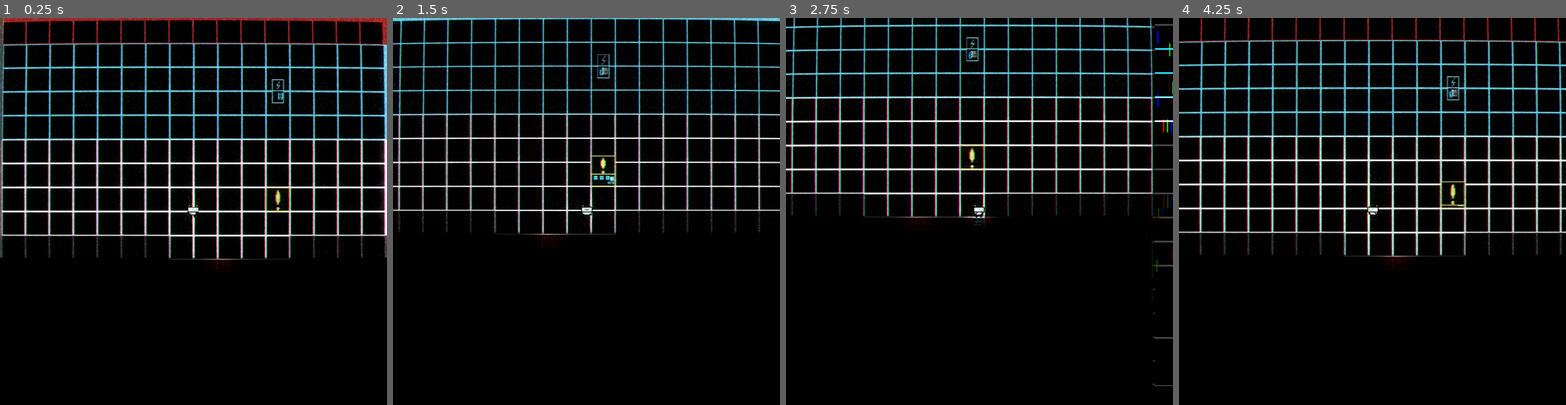
Above: before the commit, frames 1-4 (left to right).
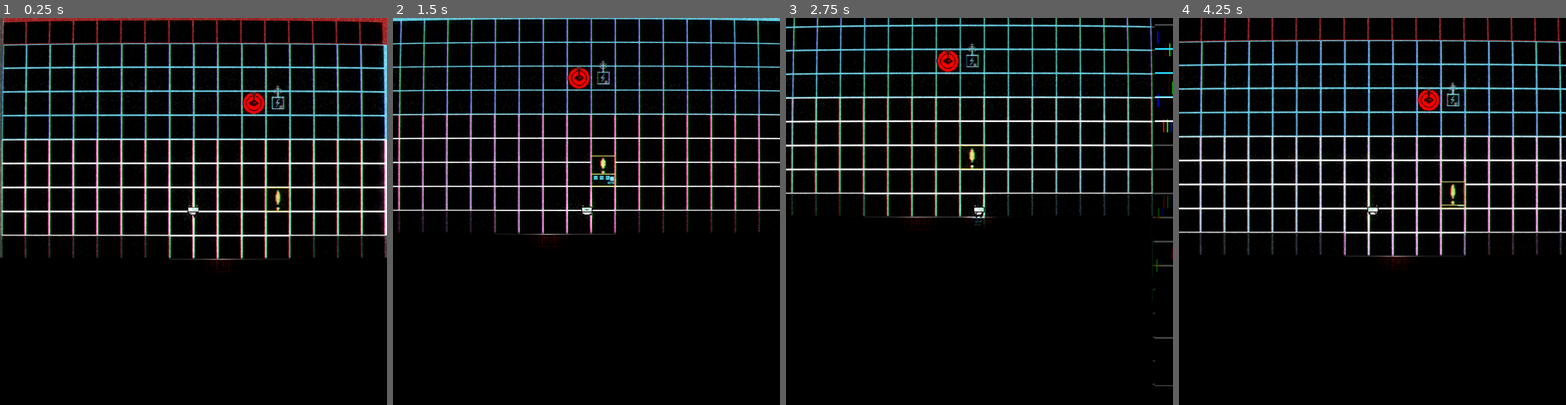
Above: after the commit, the same moments.

Repository: LexMalch/debuger
Game: Godot game, scene res://scene/main/main.tscn
Two runs of this game, one before a commit and one after it. Both use one fixed random seed, a clock stepped at 60 frames per second and the inputs below.
Inputs (mouse positions are in pixels of both pictures, inside the frame that each line leads up to):
- Up to frame 1 (0.25 s): no input
- Up to frame 2 (1.5 s): move the mouse to (671, 192) at 0.52 s; hold D (right) 0.53-1.28 s; tap E (interact) at 0.6 s; click (671, 192) at 0.8 s; move the mouse to (509, 230) at 1.27 s; hold S (down) from 1.28 s (still down); click (509, 230) at 1.35 s
- Up to frame 3 (2.75 s): tap E (interact) at 1.55, 2.1 s; move the mouse to (1018, 126) at 2.02 s; release S (down) at 2.03 s; hold D (right) from 2.03 s (still down); click (1018, 126) at 2.3 s
- Up to frame 4 (4.25 s): move the mouse to (1353, 288) at 2.77 s; release D (right) at 2.78 s; hold W (up) 2.78-3.53 s; right-click (1353, 288) at 2.85 s; tap E (interact) at 3.05 s; move the mouse to (1488, 269) at 3.52 s; hold A (left) from 3.53 s (still down); click (1488, 269) at 3.6 s

The runs differ from the first frame. In frame 1, 0.4% of the frame differs, in the area x 62-74%, y 15-26%; in frame 2, 0.4%; in frame 3, 0.4%; in frame 4, 0.5%, in the area x 61-73%, y 15-25%.

Commit message:
lovfesosa
дырявая хуйня хотел запушить вылезла ошибка и сцена с турелью просто сломалась и теней на турели не видно нихуя

новый спрайт антены
турель, у нее есть shoot_area и анимка на выстрелы

Diff:
--- a/globals.gd
+++ b/globals.gd
@@ -2,3 +2,9 @@
 var dollors: = 0
 var reshetkas: =  0
 var ores:= 1
+
+
+func restart_game():
+	dollors = 0
+	reshetkas =  0
+	ores= 1
--- a/scene/feeler/feeler.tscn
+++ b/scene/feeler/feeler.tscn
@@ -21,6 +21,7 @@
 [ext_resource type="Texture2D" uid="uid://cr5j6uqjthn4h" path="res://scene/feeler/sprite/feller_interact6.png" id="18_04vjn"]
 [ext_resource type="Texture2D" uid="uid://b0wr0u8jd1bg2" path="res://scene/feeler/sprite/feller_interact7.png" id="19_x6j3a"]
 [ext_resource type="Texture2D" uid="uid://wtv10u4hftle" path="res://scene/feeler/sprite/feller_interact8.png" id="20_ev0xb"]
+[ext_resource type="Texture2D" uid="uid://41bpggp1yiby" path="res://scene/feeler/sprite/feeler.png" id="22_tl24g"]
 
 [sub_resource type="SpriteFrames" id="SpriteFrames_rsabo"]
 animations = [{
@@ -96,40 +97,51 @@
 }]
 
 [sub_resource type="RectangleShape2D" id="RectangleShape2D_sia5j"]
-size = Vector2(16, 32)
+size = Vector2(16, 16)
+
+[sub_resource type="RectangleShape2D" id="RectangleShape2D_tl24g"]
+size = Vector2(32, 32)
+
+[sub_resource type="RectangleShape2D" id="RectangleShape2D_p5h41"]
 
 [sub_resource type="CircleShape2D" id="CircleShape2D_b1ju3"]
 radius = 96.0052
-
-[sub_resource type="RectangleShape2D" id="RectangleShape2D_p5h41"]
 
 [node name="Feeler" type="StaticBody2D"]
 script = ExtResource("1_p5h41")
 
 [node name="Sprite" type="AnimatedSprite2D" parent="."]
+visible = false
 sprite_frames = SubResource("SpriteFrames_rsabo")
-animation = &"build_up"
-frame = 11
-frame_progress = 1.0
+animation = &"interact"
+
+[node name="New_sprite" type="Sprite2D" parent="."]
+texture = ExtResource("22_tl24g")
 
 [node name="Build_collision" type="CollisionShape2D" parent="."]
+position = Vector2(0, 8)
 shape = SubResource("RectangleShape2D_sia5j")
 
+[node name="Placement_area" type="Area2D" parent="."]
+
+[node name="CollisionShape2D" type="CollisionShape2D" parent="Placement_area"]
+position = Vector2(0, 8)
+shape = SubResource("RectangleShape2D_tl24g")
+debug_color = Color(0.258424, 0.634363, 0, 0.42)
+
+[node name="Feeler_area" type="Area2D" parent="."]
+
+[node name="CollisionShape2D" type="CollisionShape2D" parent="Feeler_area"]
+position = Vector2(0, 8)
+scale = Vector2(1.48, 1.48)
+shape = SubResource("RectangleShape2D_p5h41")
+
 [node name="Connection_area" type="Area2D" parent="."]
-visible = false
 collision_layer = 0
 
 [node name="CollisionShape2D" type="CollisionShape2D" parent="Connection_area"]
 position = Vector2(0, 7)
 shape = SubResource("CircleShape2D_b1ju3")
 
-[node name="Feeler_area" type="Area2D" parent="."]
-visible = false
-
-[node name="CollisionShape2D" type="CollisionShape2D" parent="Feeler_area"]
-position = Vector2(0, 8)
-scale = Vector2(1.48, 1.48)
-shape = SubResource("RectangleShape2D_p5h41")
-
 [connection signal="body_entered" from="Feeler_area" to="." method="_on_feeler_area_body_entered"]
 [connection signal="body_exited" from="Feeler_area" to="." method="_on_feeler_area_body_exited"]
--- a/scene/generator/generator.tscn
+++ b/scene/generator/generator.tscn
@@ -61,68 +61,6 @@
 [sub_resource type="RectangleShape2D" id="RectangleShape2D_kdblc"]
 size = Vector2(32, 42)
 
-[sub_resource type="Animation" id="Animation_plp2v"]
-length = 0.001
-tracks/0/type = "value"
-tracks/0/imported = false
-tracks/0/enabled = true
-tracks/0/path = NodePath("Area_collision:scale")
-tracks/0/interp = 1
-tracks/0/loop_wrap = true
-tracks/0/keys = {
-"times": PackedFloat32Array(0),
-"transitions": PackedFloat32Array(1),
-"update": 0,
-"values": [Vector2(2.76, 2.76)]
-}
-tracks/1/type = "value"
-tracks/1/imported = false
-tracks/1/enabled = true
-tracks/1/path = NodePath("../Build_collision:position")
-tracks/1/interp = 1
-tracks/1/loop_wrap = true
-tracks/1/keys = {
-"times": PackedFloat32Array(0),
-"transitions": PackedFloat32Array(1),
-"update": 0,
-"values": [Vector2(0, 8)]
-}
-
-[sub_resource type="Animation" id="Animation_kdblc"]
-resource_name = "build_up"
-length = 0.3
-step = 0.02
-tracks/0/type = "value"
-tracks/0/imported = false
-tracks/0/enabled = true
-tracks/0/path = NodePath("Area_collision:scale")
-tracks/0/interp = 2
-tracks/0/loop_wrap = true
-tracks/0/keys = {
-"times": PackedFloat32Array(0, 0.3),
-"transitions": PackedFloat32Array(1, 1),
-"update": 0,
-"values": [Vector2(0, 0), Vector2(2.76, 2.76)]
-}
-tracks/1/type = "value"
-tracks/1/imported = false
-tracks/1/enabled = true
-tracks/1/path = NodePath("../Build_collision:position")
-tracks/1/interp = 2
-tracks/1/loop_wrap = true
-tracks/1/keys = {
-"times": PackedFloat32Array(0, 0.3),
-"transitions": PackedFloat32Array(1, 1),
-"update": 0,
-"values": [Vector2(0, 8), Vector2(0, 3.5)]
-}
-
-[sub_resource type="AnimationLibrary" id="AnimationLibrary_ca0l4"]
-_data = {
-&"RESET": SubResource("Animation_plp2v"),
-&"build_up": SubResource("Animation_kdblc")
-}
-
 [sub_resource type="CircleShape2D" id="CircleShape2D_opvtb"]
 radius = 17.7573
 
@@ -140,12 +78,6 @@
 [node name="Build_collision" type="CollisionShape2D" parent="."]
 position = Vector2(0, 8)
 shape = SubResource("RectangleShape2D_kdblc")
-
-[node name="AnimationPlayer" type="AnimationPlayer" parent="."]
-root_node = NodePath("../generator_area")
-libraries = {
-&"": SubResource("AnimationLibrary_ca0l4")
-}
 
 [node name="generator_area" type="Area2D" parent="."]
 collision_mask = 9
--- a/scene/main/cave.gd
+++ b/scene/main/cave.gd
@@ -2,15 +2,13 @@
 var damaged_tiles = {}
 var coins_scene = load("res://scene/coins/coins.tscn")
 signal popa
-func damage_tile(Rid):
+func damage_tile(Rid,player_damage):
 
 	var data = get_cell_tile_data(get_coords_for_body_rid(Rid))
 
 	if not Rid in damaged_tiles:
 		damaged_tiles[Rid] = data.get_custom_data("hp")
-
-	else:
-		damaged_tiles[Rid] -=1
+		damaged_tiles[Rid] -= player_damage
 		if damaged_tiles[Rid] <=0:
 			erase_cell(get_coords_for_body_rid(Rid))
 			damaged_tiles.erase(Rid)
@@ -28,3 +26,23 @@
 					coins_scene_inst.global_position = to_global(map_to_local(get_coords_for_body_rid(Rid))) + Vector2(-16,-(296-136-16))
 					coins_scene_inst.type ="#"
 					add_child(coins_scene_inst)
+
+	else:
+		damaged_tiles[Rid] -= player_damage
+		if damaged_tiles[Rid] <=0:
+			erase_cell(get_coords_for_body_rid(Rid))
+			damaged_tiles.erase(Rid)
+			var coins_scene_inst
+			if data.get_custom_data("type")=="_$_":
+				for i in range(Globals.ores):
+					coins_scene_inst = coins_scene.instantiate()
+					coins_scene_inst.global_position = to_global(map_to_local(get_coords_for_body_rid(Rid))) + Vector2(-16,-(296-136-16))
+					coins_scene_inst.type ="$"
+					add_child(coins_scene_inst)
+
+			elif data.get_custom_data("type")=="_#_":
+				for i in range(Globals.ores):
+					coins_scene_inst = coins_scene.instantiate()
+					coins_scene_inst.global_position = to_global(map_to_local(get_coords_for_body_rid(Rid))) + Vector2(-16,-(296-136-16))
+					coins_scene_inst.type ="#"
+					add_child(coins_scene_inst)
--- a/scene/main/main.tscn
+++ b/scene/main/main.tscn
@@ -10,6 +10,7 @@
 [ext_resource type="Texture2D" uid="uid://dqpcj1awtuhy4" path="res://art/pics/Sprite-0005.png" id="7_b8g54"]
 [ext_resource type="Texture2D" uid="uid://cl4p6eyl5u1hh" path="res://art/pics/0.png" id="8_onf7c"]
 [ext_resource type="Shader" uid="uid://c4csolk8a1q6q" path="res://scene/main/tv.gdshader" id="10_pidc3"]
+[ext_resource type="PackedScene" uid="uid://cnpsmb5yym4wi" path="res://scene/turret/turret.tscn" id="11_snrr3"]
 
 [sub_resource type="ShaderMaterial" id="ShaderMaterial_pidc3"]
 shader = ExtResource("1_si3g0")
@@ -294,7 +295,7 @@
 position = Vector2(384, 56)
 
 [node name="Feeler" parent="." instance=ExtResource("6_siuy0")]
-position = Vector2(384, -80)
+position = Vector2(384, -72)
 
 [node name="BackGround" type="ParallaxBackground" parent="."]
 scroll_ignore_camera_zoom = true
@@ -353,3 +354,6 @@
 offset_top = -1358.0
 offset_right = 1426.0
 offset_bottom = 983.0
+
+[node name="Turret" parent="." instance=ExtResource("11_snrr3")]
+position = Vector2(352, -64)
--- a/scene/player/player.gd
+++ b/scene/player/player.gd
@@ -1,7 +1,7 @@
 extends CharacterBody2D
 var max_speed = 100
 @onready var cave: = $/root/Main/Cave
-var damage = 1
+var damage = 5
 
 func _physics_process(delta: float) -> void:
 	var direction = movement_vector().normalized()
@@ -34,7 +34,7 @@
 	if Input.is_action_just_pressed("use"):
 		if $RayCast2D.get_collider() and $RayCast2D.get_collider().get("name") == "Cave":
 			var colider = $RayCast2D.get_collider_rid()
-			cave.damage_tile(colider)
+			cave.damage_tile(colider,damage)
 
 		else: return
 	if Input.is_action_pressed("rmb"):
--- a/scene/turret/turret.tscn
+++ b/scene/turret/turret.tscn
@@ -1,7 +1,55 @@
-[gd_scene format=3 uid="uid://6go47k6x85wm"]
+[gd_scene load_steps=10 format=3 uid="uid://cnpsmb5yym4wi"]
+
+[ext_resource type="Texture2D" uid="uid://dmatlb5kv0sni" path="res://scene/turret/sprite/turret.png" id="1_btklt"]
+[ext_resource type="Texture2D" uid="uid://cihvdfjang0tf" path="res://scene/turret/sprite/turret1.png" id="3_n7iuj"]
+[ext_resource type="Texture2D" uid="uid://b6fd646cu7l3y" path="res://scene/turret/sprite/turret2.png" id="4_cln5p"]
+[ext_resource type="Texture2D" uid="uid://dkjs0oxb74i4r" path="res://scene/turret/sprite/turret3.png" id="5_kdvut"]
+[ext_resource type="Texture2D" uid="uid://dl02btu3oawxm" path="res://scene/turret/sprite/turret4.png" id="6_gvkw7"]
+[ext_resource type="Texture2D" uid="uid://ct342wpv2qtht" path="res://scene/turret/sprite/turret5.png" id="7_2wpkg"]
+
+[sub_resource type="RectangleShape2D" id="RectangleShape2D_7ciym"]
+size = Vector2(32, 32)
+
+[sub_resource type="SpriteFrames" id="SpriteFrames_yfb4x"]
+animations = [{
+"frames": [{
+"duration": 1.0,
+"texture": ExtResource("3_n7iuj")
+}, {
+"duration": 1.0,
+"texture": ExtResource("4_cln5p")
+}, {
+"duration": 1.0,
+"texture": ExtResource("5_kdvut")
+}, {
+"duration": 1.0,
+"texture": ExtResource("6_gvkw7")
+}, {
+"duration": 1.0,
+"texture": ExtResource("7_2wpkg")
+}],
+"loop": true,
+"name": &"shoot",
+"speed": 5.0
+}]
+
+[sub_resource type="CircleShape2D" id="CircleShape2D_n7iuj"]
+radius = 80.0
 
 [node name="Turret" type="StaticBody2D"]
 
-[node name="CollisionShape2D" type="CollisionShape2D" parent="."]
+[node name="Turret_base_collision" type="CollisionShape2D" parent="."]
+shape = SubResource("RectangleShape2D_7ciym")
 
-[node name="AnimatedSprite2D" type="AnimatedSprite2D" parent="."]
+[node name="Turret_base" type="Sprite2D" parent="."]
+texture = ExtResource("1_btklt")
+
+[node name="Turret_tower" type="AnimatedSprite2D" parent="."]
+sprite_frames = SubResource("SpriteFrames_yfb4x")
+animation = &"shoot"
+
+[node name="Shoot_area" type="Area2D" parent="."]
+
+[node name="CollisionShape2D" type="CollisionShape2D" parent="Shoot_area"]
+shape = SubResource("CircleShape2D_n7iuj")
+debug_color = Color(0.408601, 0.60684, 9.62615e-07, 0.42)
Not shown: 1 places in scene/feeler/feeler.tscn that only renumber resources
Binary file added: scene/feeler/sprite/feeler.png
Not shown, added: scene/feeler/sprite/feeler.png.import
Not shown: 1 places in scene/generator/generator.tscn that only renumber resources
Not shown: 1 places in scene/main/main.tscn that only renumber resources
Binary file added: scene/turret/sprite/turret.png
Not shown, added: scene/turret/sprite/turret.png.import
Binary file added: scene/turret/sprite/turret1.png
Not shown, added: scene/turret/sprite/turret1.png.import
Binary file added: scene/turret/sprite/turret2.png
Not shown, added: scene/turret/sprite/turret2.png.import
Binary file added: scene/turret/sprite/turret3.png
(and 7 more such lines)
